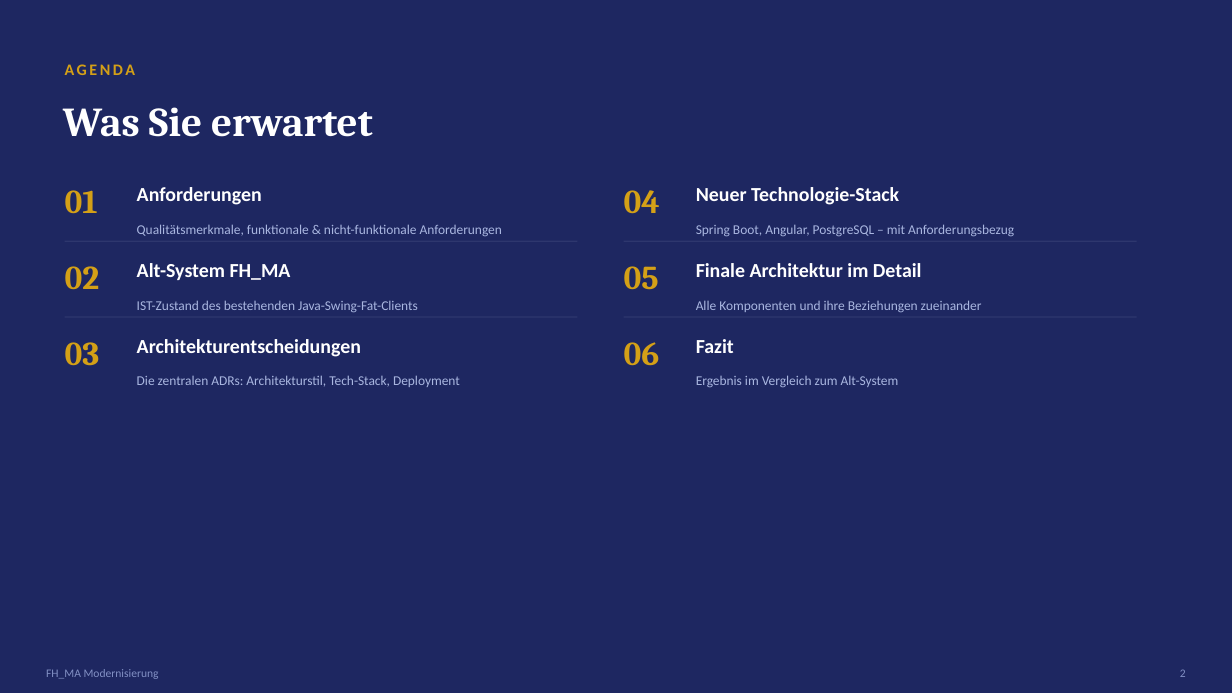
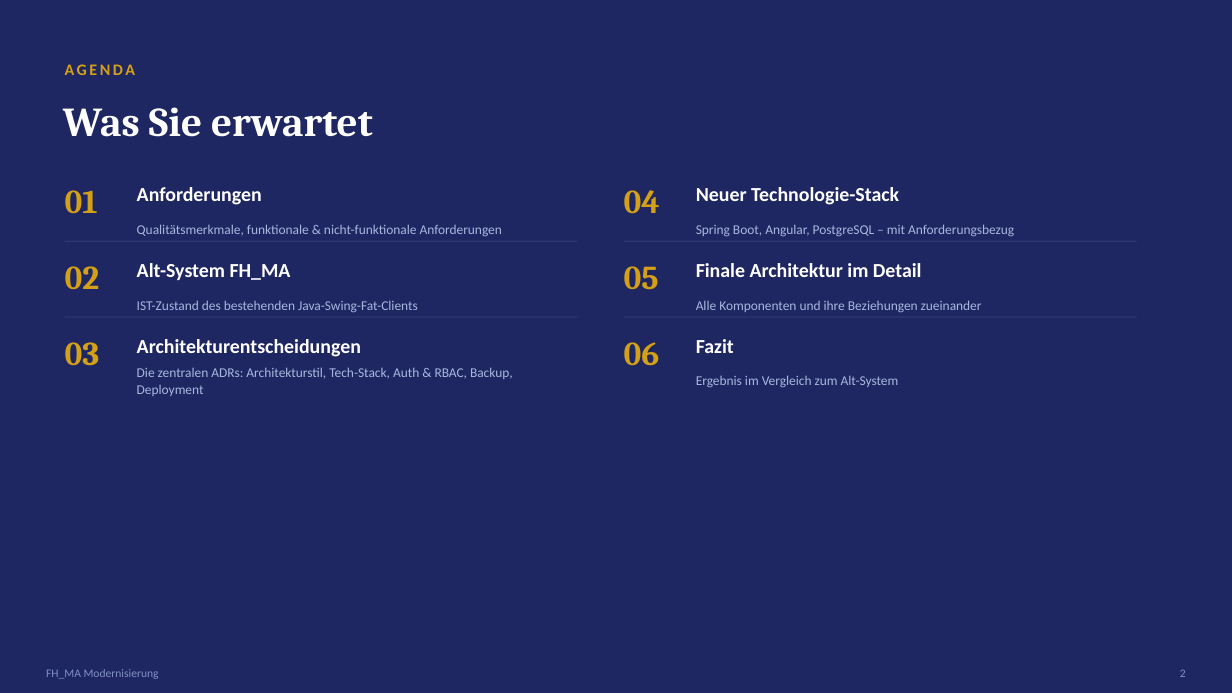
Before and after one commit to Freaky2164/CAS-Advanced-SE, a slide deck: slide 2 of 03-architektur/FH_MA-Architektur-Praesentation.pptx. Drawn at 1232x693 pixels with LibreOffice and Linux fonts; fonts in the diff are those of the drawing. Boxes give left, top, right and bottom in pixels: in the first picture for what was removed or moved away, otherwise in the second. Text is boxed around its words. In the diff, an @@ line names an element or a change of style, - is before the commit and + after.

Commit message:
Added remaining ADRs and extended presi

```diff
--- a/03-architektur/FH_MA-Architektur-Praesentation.pptx
+++ b/03-architektur/FH_MA-Architektur-Praesentation.pptx
@@ text at (137,367,513,396): text changed @@
-Die zentralen ADRs: Architekturstil, Tech-Stack, Deployment
+Die zentralen ADRs: Architekturstil, Tech-Stack, Auth & RBAC, Backup, Deployment
```
Also in this commit, not shown: 10 other slides changed, 2 slides added, 2 other files.
